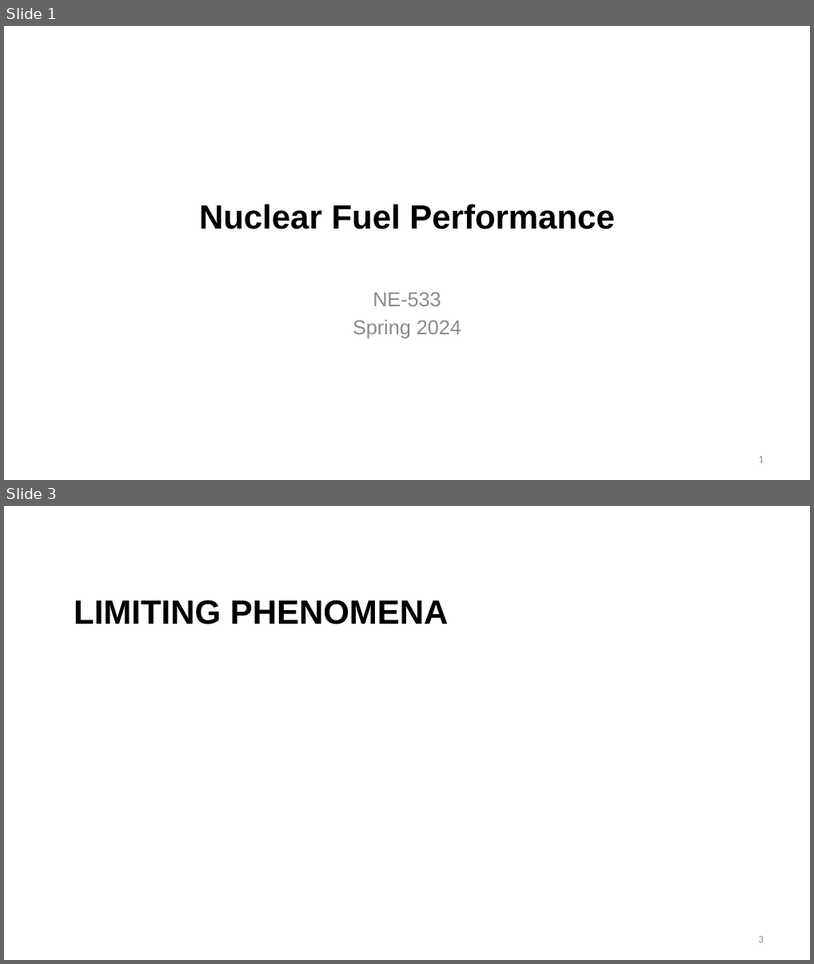
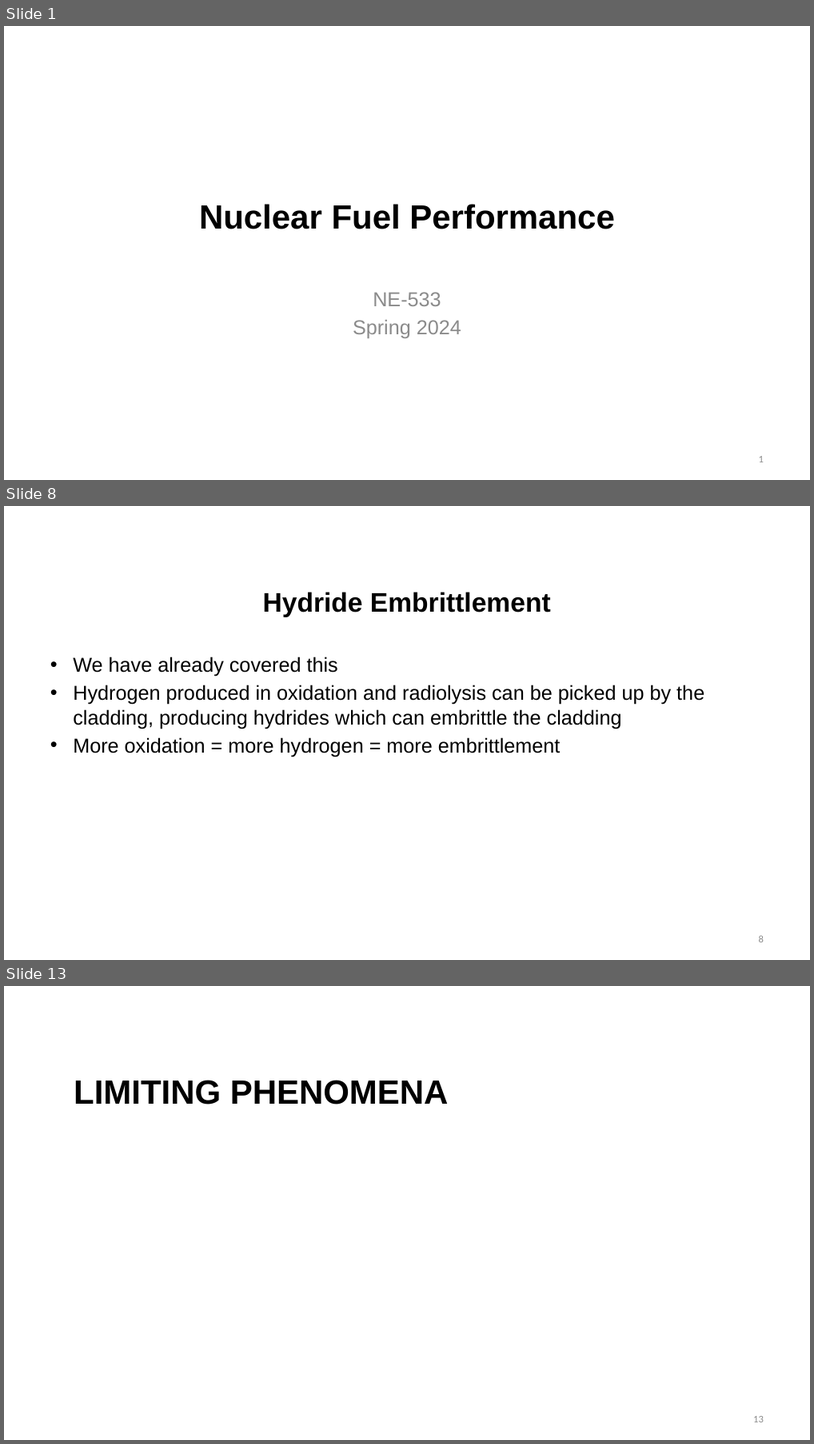
Before and after one commit to benbeeler/TEACHING, a slide deck: Nuclear_Fuel_Performance/NE533_Spring2024/Section4/Lec18_Limits_WaterChem.pptx. Shown one above the other, each under a label of ours: slides 1 and 3 before the commit, slides 1, 8 and 13 after it; the slides between them are not shown. The pictures are 814x964 and 814x1444 pixels, drawn with LibreOffice and Linux fonts; fonts in the diff are those of the drawing; background and template pictures are left out. Boxes give left, top, right and bottom in pixels: in the first picture for what was removed or moved away, otherwise in the second. Text is boxed around its words. In the diff, an @@ line names an element or a change of style, - is before the commit and + after.

```diff
--- a/Nuclear_Fuel_Performance/NE533_Spring2024/Section4/Lec18_Limits_WaterChem.pptx
+++ b/Nuclear_Fuel_Performance/NE533_Spring2024/Section4/Lec18_Limits_WaterChem.pptx
@@ slide 8 added at (4, 506, 810, 960), background #FFFFFF @@
@@ title added at (263, 592, 551, 617), 32 pt, text #000000, bold @@
+Hydride Embrittlement
@@ text added at (73, 656, 705, 757), 24 pt, text #000000 @@
+• We have already covered this
+• Hydrogen produced in oxidation and radiolysis can be picked up by the cladding, producing hydrides which can embrittle the cladding
+• More oxidation = more hydrogen = more embrittlement
@@ page number added at (759, 935, 764, 942), 12 pt, text #8C8C8C @@
+8
@@ what was slide 3 is now slide 13 @@
@@ page number at (754, 1416, 764, 1422): text changed @@
-3
+13
```
Also in this commit, not shown: 6 slides changed, 11 other slides added, 14 other files.
